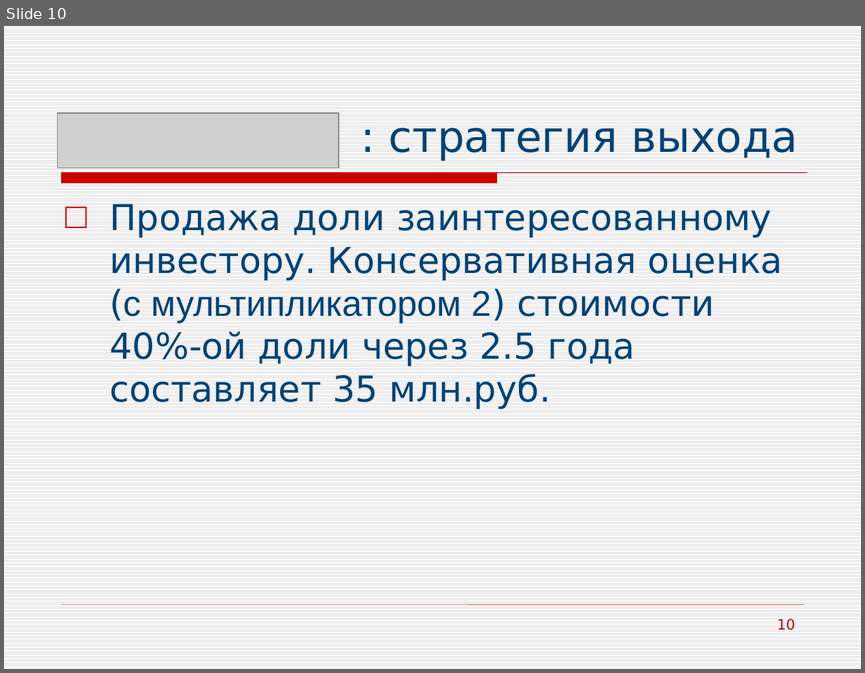
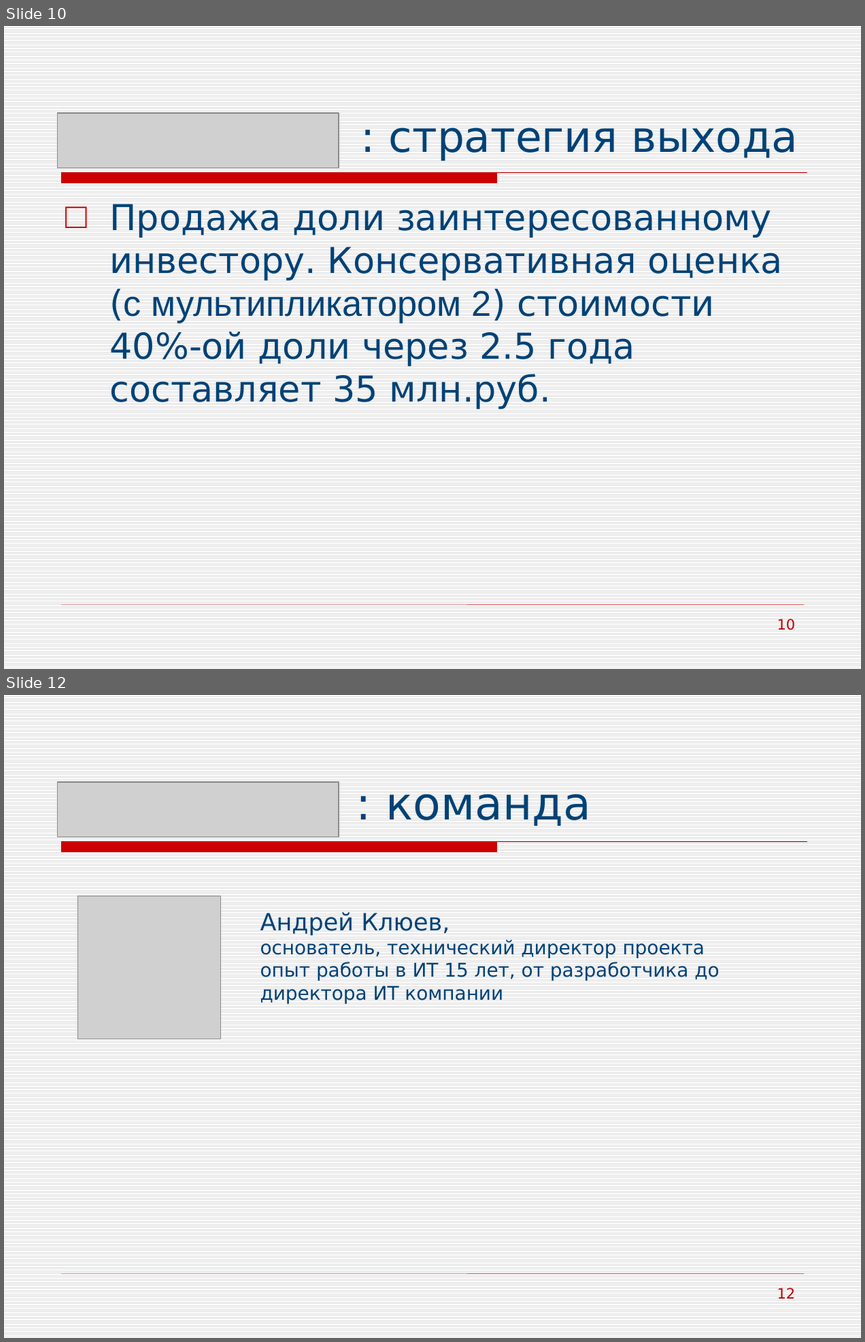
Before and after one commit to an-24/ipplan, a slide deck: documents/иППлан_4.pptx. Shown one above the other, each under a label of ours: slide 10 before the commit, slides 10 and 12 after it; the slides between them are not shown. The pictures are 865x673 and 865x1342 pixels, drawn with LibreOffice and Linux fonts; fonts in the diff are those of the drawing; grey boxes stand for pictures. Boxes give left, top, right and bottom in pixels: in the first picture for what was removed or moved away, otherwise in the second. Text is boxed around its words. In the diff, an @@ line names an element or a change of style, - is before the commit and + after.

```diff
--- a/documents/иППлан_4.pptx
+++ b/documents/иППлан_4.pptx
@@ slide 12 added at [4,695,861,1338], background pattern #DDDDDD on #FFFFFF; not listed: 2 template elements that a slide beside it also shows @@
@@ picture added at [57,783,338,837] @@
@@ title added at [385,794,591,826], 38 pt, text #004276 @@
+: команда
@@ picture added at [77,896,221,1038] @@
@@ text added at [260,912,719,1004], 16 pt, text #004276 @@
+Андрей Клюев,
+основатель, технический директор проекта
+опыт работы в ИТ 15 лет, от разработчика до директора ИТ компании
@@ page number added at [777,1287,796,1298], 12 pt, text #B90000 @@
+12
```
Also in this commit, not shown: 4 slides changed, 1 other slide added, 1 slide removed, 54 other files.
